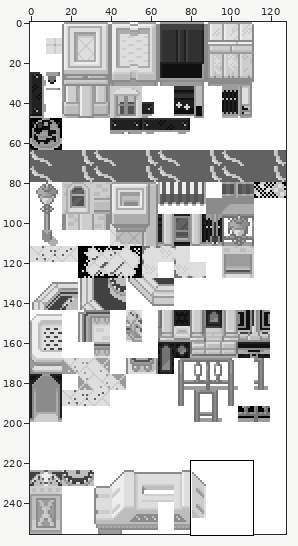
Two states of a sprite sheet, pokeemerald/data/tilesets/secondary/bologna/tiles.png. Above, an overview of the earlier version with the close-up marked.
Close-up. Before:
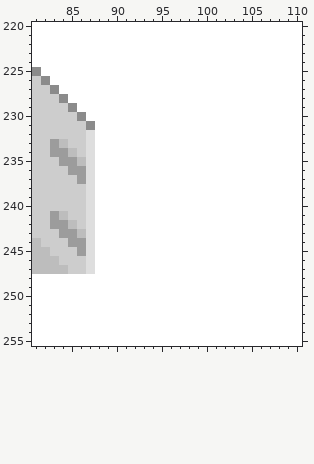
The file is 128x256 pixels. Shown: x 81..110, y 220..255.
After the commit:
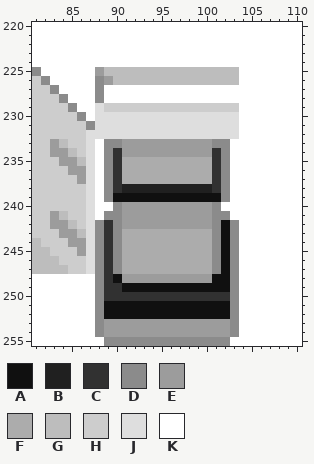
Palette (. is transparent): A #101010  B #202020  C #313131  D #8b8b8b  E #9c9c9c  F #acacac  G #bdbdbd  H #cdcdcd  J #dedede  K #ffffff
From old to new:
y 225: x 88..103 KKKKKKKKKKKKKKKK -> EGGGGGGGGGGGGGGG
y 226: x 88..103 KKKKKKKKKKKKKKKK -> DEGGGGGGGGGGGGGG
y 227..228: x 88 K -> D
y 229: x 88..103 KKKKKKKKKKKKKKKK -> JHHHHHHHHHHHHHHH
y 230..232: x 88..103 KKKKKKKKKKKKKKKK -> JJJJJJJJJJJJJJJJ
y 233: x 89..102 KKKKKKKKKKKKKK -> DDEEEEEEEEEEDD
y 234: x 89..102 KKKKKKKKKKKKKK -> DCEEEEEEEEEECD
y 235..237: x 89..102 KKKKKKKKKKKKKK -> DCFFFFFFFFFFCD
y 238: x 89..102 KKKKKKKKKKKKKK -> DCBBBBBBBBBBCD
y 239: x 89..102 KKKKKKKKKKKKKK -> DAAAAAAAAAAAAD
y 240: x 90..101 KKKKKKKKKKKK -> DEEEEEEEEEED
y 241: x 89..102 KKKKKKKKKKKKKK -> DDEEEEEEEEEEDD
y 242: x 88..103 KKKKKKKKKKKKKKKK -> DCDEEEEEEEEEEDAD
y 243..247: x 88..103 KKKKKKKKKKKKKKKK -> DCDFFFFFFFFFFDAD
y 248: x 88..103 KKKKKKKKKKKKKKKK -> DCAEEEEEEEEEEAAD
y 249: x 88..103 KKKKKKKKKKKKKKKK -> DCCAAAAAAAAAAAAD
y 250: x 88..103 KKKKKKKKKKKKKKKK -> DCCCCCCCCCCCCCCD
y 251..252: x 88..103 KKKKKKKKKKKKKKKK -> DAAAAAAAAAAAAAAD
y 253..254: x 88..103 KKKKKKKKKKKKKKKK -> DEEEEEEEEEEEEEED
y 255: x 89..102 KKKKKKKKKKKKKK -> DDDDDDDDDDDDDD
Where, in picture pixels (left, top, right, bottom), the same in both close-ups:
changed: (95, 67, 239, 346)
